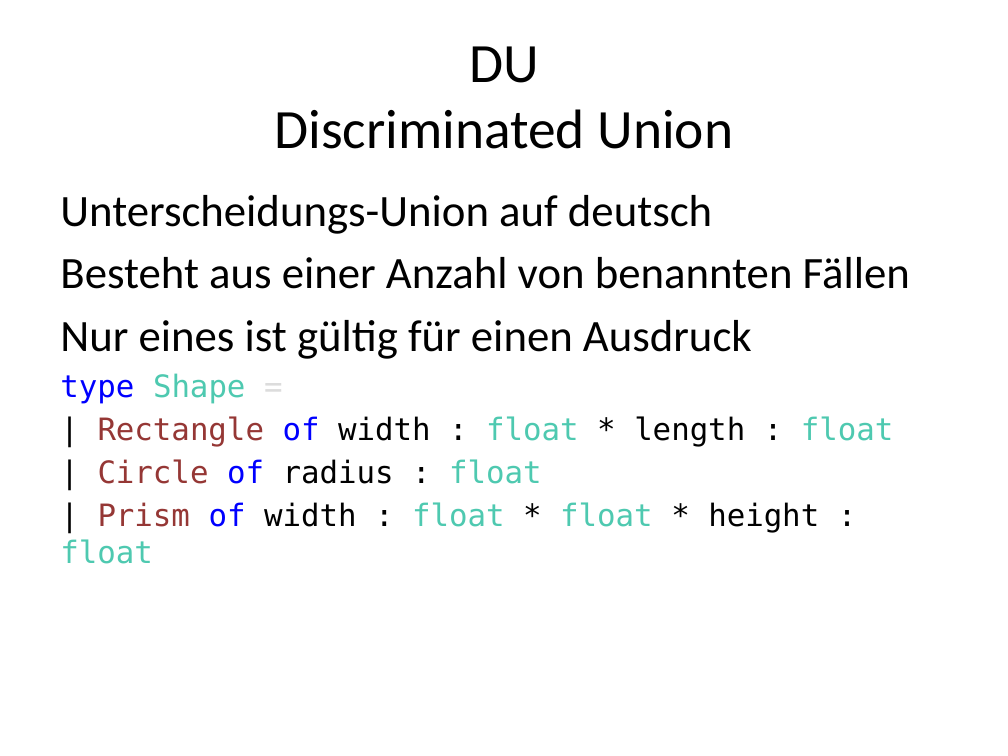
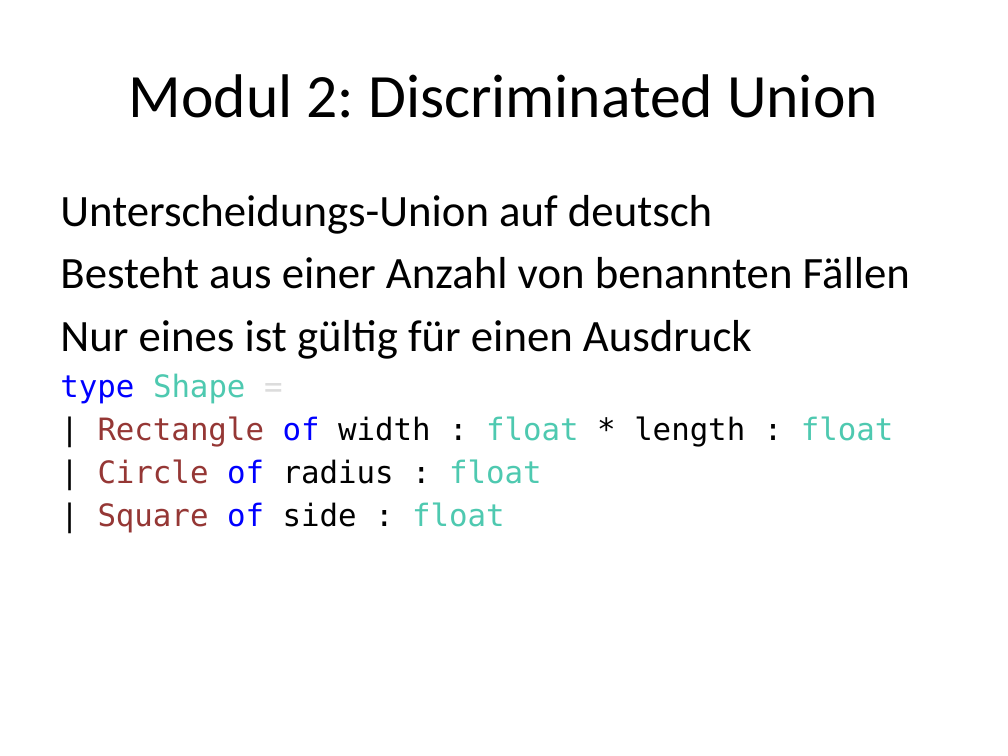
Before and after one commit to nasserbrake/Spartakiade2017, a slide deck: slide 46 of FSharp.pptx (slide 47 before the commit). Drawn at 1008x756 pixels with LibreOffice and Linux fonts; fonts in the diff are those of the drawing. Boxes give left, top, right and bottom in pixels: in the first picture for what was removed or moved away, otherwise in the second. Text is boxed around its words. In the diff, an @@ line names an element or a change of style, - is before the commit and + after.

```diff
--- a/FSharp.pptx
+++ b/FSharp.pptx
@@ title at (129,74,878,118): text changed; size 39.6 to 44 pt @@
-DU
-Discriminated Union
+Modul 2: Discriminated Union
@@ text at (98,502,505,533): text changed @@
-| Prism of width : float * float * height : float
+| Square of side : float
```
Also in this commit, not shown: 3 other slides changed, 4 slides added, 1 slide removed, 3 other files.
